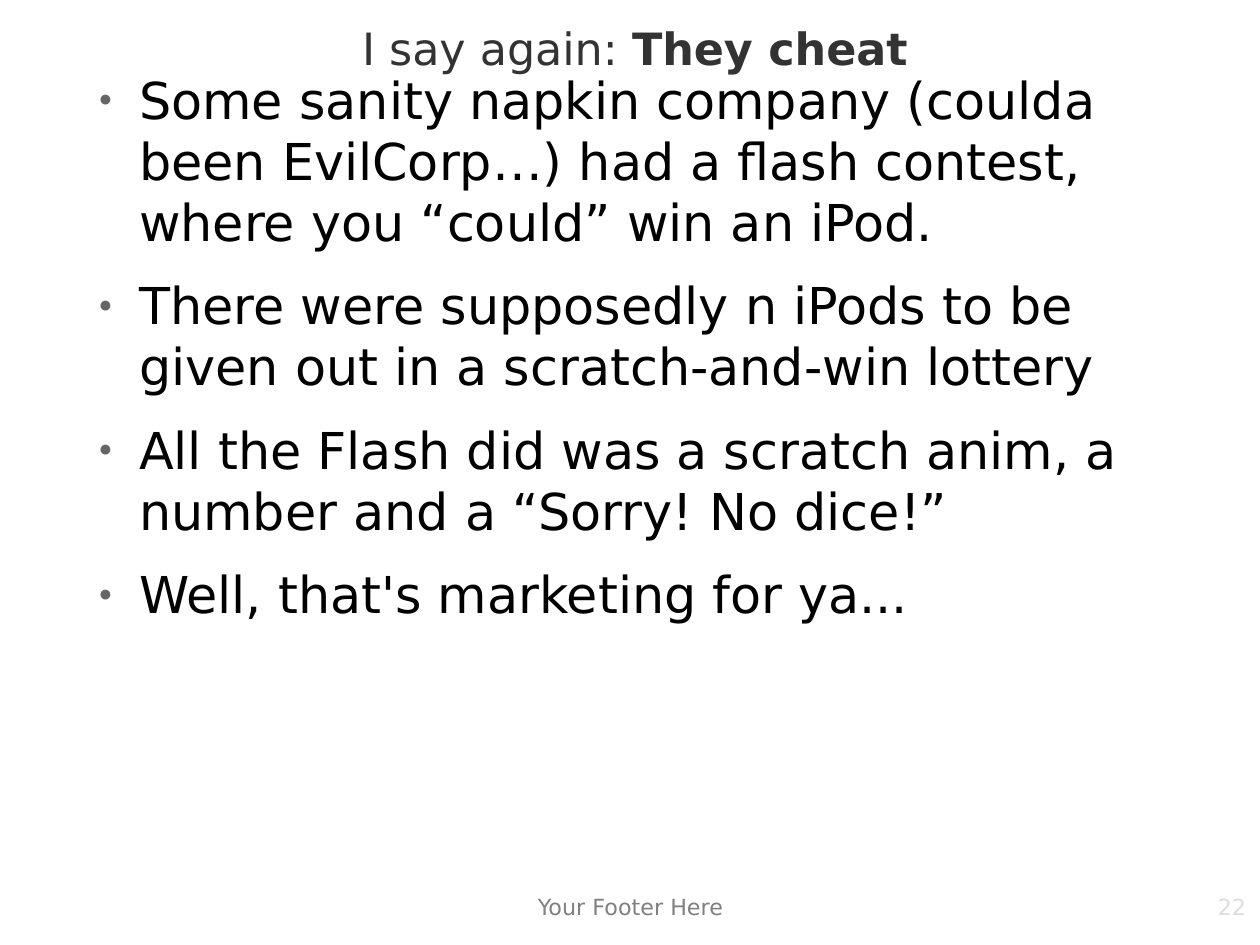
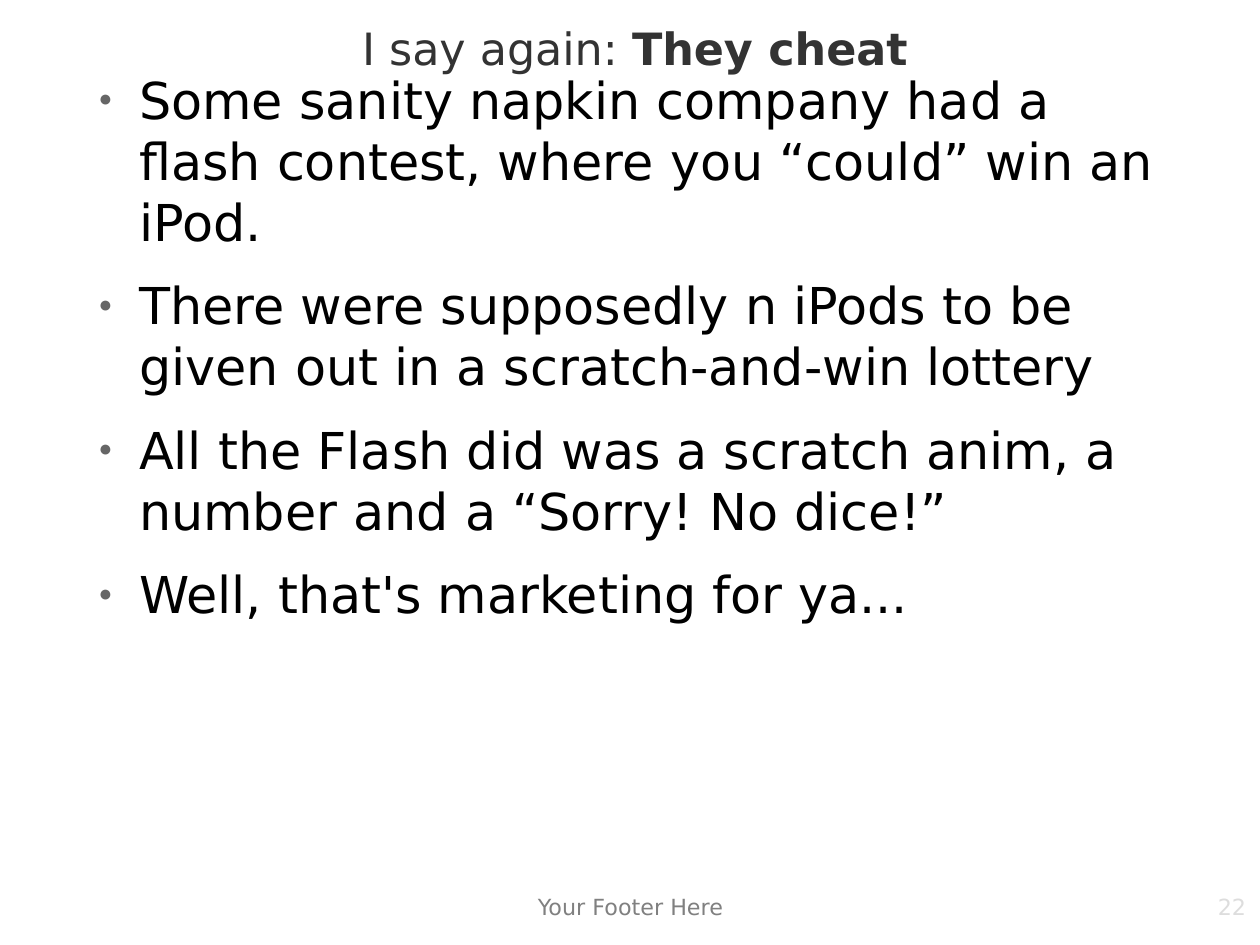
Before and after one commit to matiasw/disobey.fi-presentation, a slide deck: slide 22 of presis.odp. Drawn at 1260x945 pixels with LibreOffice and Linux fonts; fonts in the diff are those of the drawing; background and template pictures are left out. Boxes give left, top, right and bottom in pixels: in the first picture for what was removed or moved away, otherwise in the second. Text is boxed around its words. In the diff, an @@ line names an element or a change of style, - is before the commit and + after.

```diff
--- a/presis.odp
+++ b/presis.odp
@@ text at box(139, 80, 1153, 242): text changed @@
-● Some sanity napkin company (coulda been EvilCorp…) had a flash contest, where you “could” win an iPod.
+● Some sanity napkin company had a flash contest, where you “could” win an iPod.
```
Also in this commit, not shown: 2 other slides changed.
